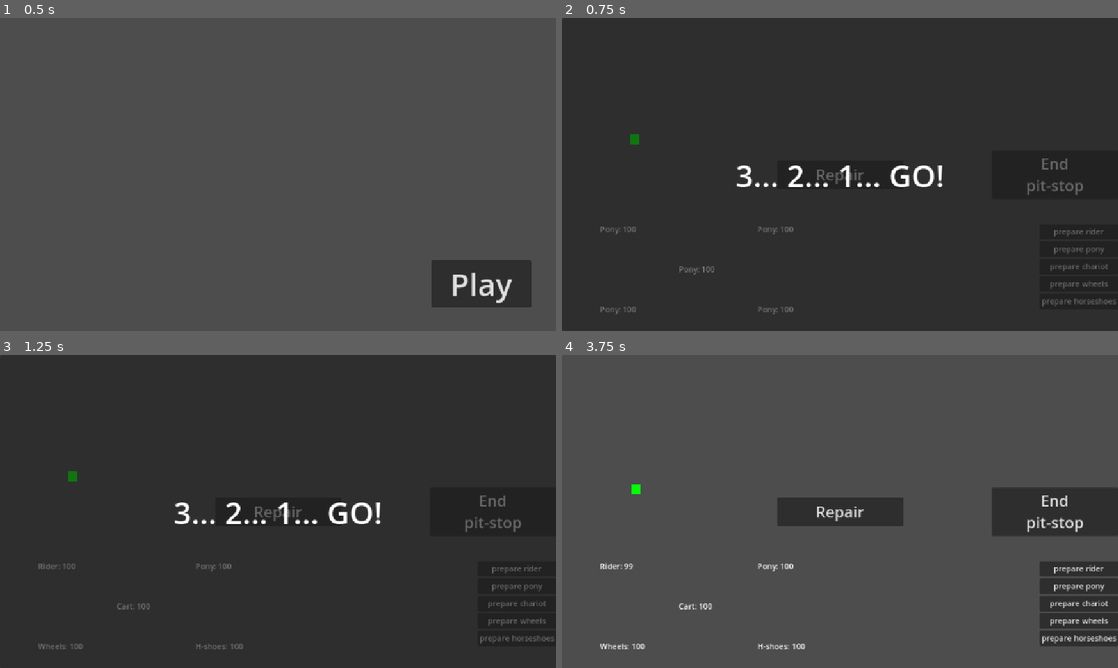
Above: before the commit, frames 1-4 (two rows, left to right).
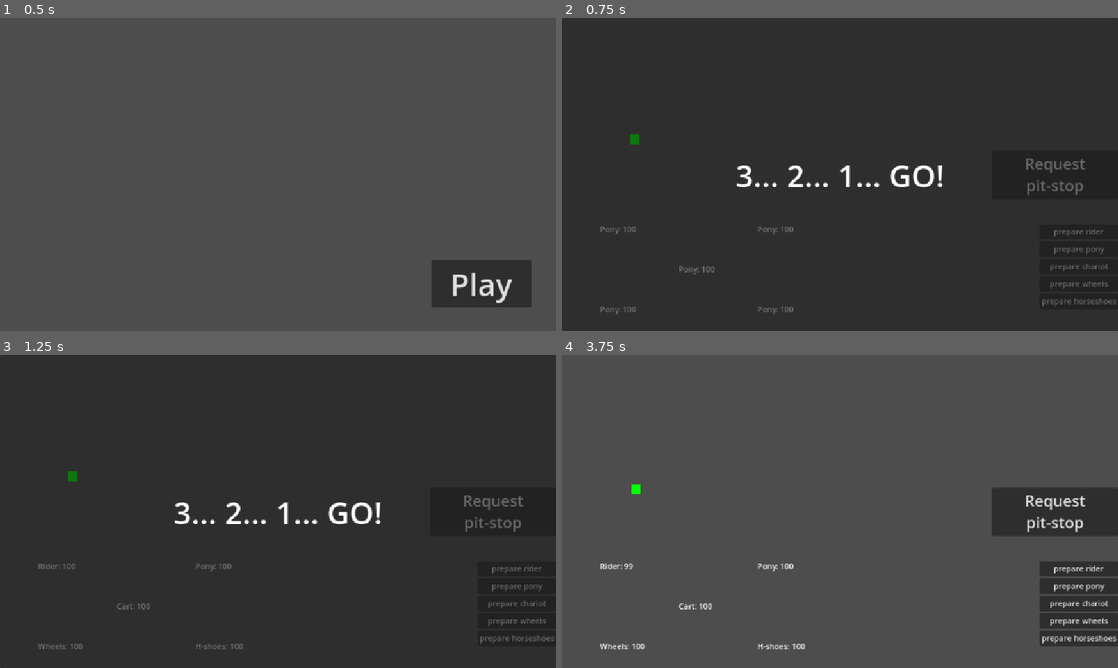
Above: after the commit, the same moments.

Repository: gams-n-such/GMTK2025
Game: Godot game, scene res://MainMenu/main_menu.tscn
Same seed, same stepped clock (60 frames per second), same inputs: the game is played once before the commit and once after it.
Inputs (mouse positions are in pixels of both pictures, inside the frame that each line leads up to):
- Up to frame 1 (0.5 s): no input
- Up to frame 2 (0.75 s): click "Play" at 0.5 s
- Up to frame 3 (1.25 s): no input
- Up to frame 4 (3.75 s): click (840, 511) at 1.25 s, where only the run before the commit has a clickable "Repair"; click (1056, 511) at 2 s, where only the run after the commit has a clickable "Request pit-stop"; click (1056, 511) at 2.75 s, where only the run before the commit has a clickable "End pit-stop"; click "prepare rider" at 3.5 s

Frame 1 is identical in both runs. In frame 2, 0.3% of the frame differs, in the area x 45-95%, y 44-54%; in frame 3, 0.3%; in frame 4, 2.2%, in the area x 38-95%, y 44-55%.

Commit message:
added basic dragable object

Diff:
--- /dev/null
+++ b/Gameplay/Mini Games/dragable.gd
@@ -0,0 +1,23 @@
+extends StaticBody2D
+class_name Dragable
+
+var is_dragging: bool = false
+var offset: Vector2 = Vector2.ZERO
+
+func _ready() -> void:
+	self.input_event.connect(_on_input_event)
+	self.mouse_exited.connect(_on_mouse_exited)
+
+func _on_input_event(viewport: Node, event: InputEvent, shape_idx: int) -> void:
+	if event is InputEventMouseButton:
+		if event.is_pressed():
+			is_dragging = true
+			offset = self.global_position - get_global_mouse_position()
+		else:
+			is_dragging = false
+	elif event is InputEventMouseMotion and is_dragging:
+		self.global_position = get_global_mouse_position() + offset
+
+func _on_mouse_exited() -> void:
+	is_dragging = false
+	offset = Vector2.ZERO
--- /dev/null
+++ b/Gameplay/Mini Games/dragable.tscn
@@ -0,0 +1,13 @@
+[gd_scene load_steps=3 format=3 uid="uid://dy8scy44wfj1s"]
+
+[ext_resource type="Script" uid="uid://dctliuovrjf7i" path="res://Gameplay/Mini Games/dragable.gd" id="1_poplf"]
+
+[sub_resource type="CircleShape2D" id="CircleShape2D_poplf"]
+radius = 139.014
+
+[node name="Dragable" type="StaticBody2D"]
+input_pickable = true
+script = ExtResource("1_poplf")
+
+[node name="CollisionShape2D" type="CollisionShape2D" parent="."]
+shape = SubResource("CircleShape2D_poplf")
--- /dev/null
+++ b/Gameplay/Mini Games/feed_rider.gd
@@ -0,0 +1,2 @@
+extends Node2D
+class_name FeedRider
--- /dev/null
+++ b/Gameplay/Mini Games/feed_rider.tscn
@@ -0,0 +1,9 @@
+[gd_scene load_steps=3 format=3 uid="uid://c2ok0yivd5qsb"]
+
+[ext_resource type="Script" uid="uid://dxfcejtbqwsii" path="res://Gameplay/Mini Games/feed_rider.gd" id="1_o5knu"]
+[ext_resource type="PackedScene" uid="uid://dy8scy44wfj1s" path="res://Gameplay/Mini Games/dragable.tscn" id="2_o5knu"]
+
+[node name="FeedRider" type="Node2D"]
+script = ExtResource("1_o5knu")
+
+[node name="Dragable" parent="." instance=ExtResource("2_o5knu")]
--- a/Gameplay/Pit/gameplay_ui.tscn
+++ b/Gameplay/Pit/gameplay_ui.tscn
@@ -23,12 +23,11 @@
 grow_horizontal = 2
 grow_vertical = 2
 theme_override_styles/panel = SubResource("StyleBoxEmpty_c7px1")
-current_tab = 1
+current_tab = 0
 tabs_visible = false
 
 [node name="RacingScreen" type="Control" parent="ScreenSelector"]
 unique_name_in_owner = true
-visible = false
 layout_mode = 2
 metadata/_tab_index = 0
 
@@ -51,6 +50,7 @@
 
 [node name="PitScreen" type="Control" parent="ScreenSelector"]
 unique_name_in_owner = true
+visible = false
 layout_mode = 2
 metadata/_tab_index = 1
 
Not shown, added: Gameplay/Mini Games/dragable.gd.uid
Not shown, added: Gameplay/Mini Games/feed_rider.gd.uid
